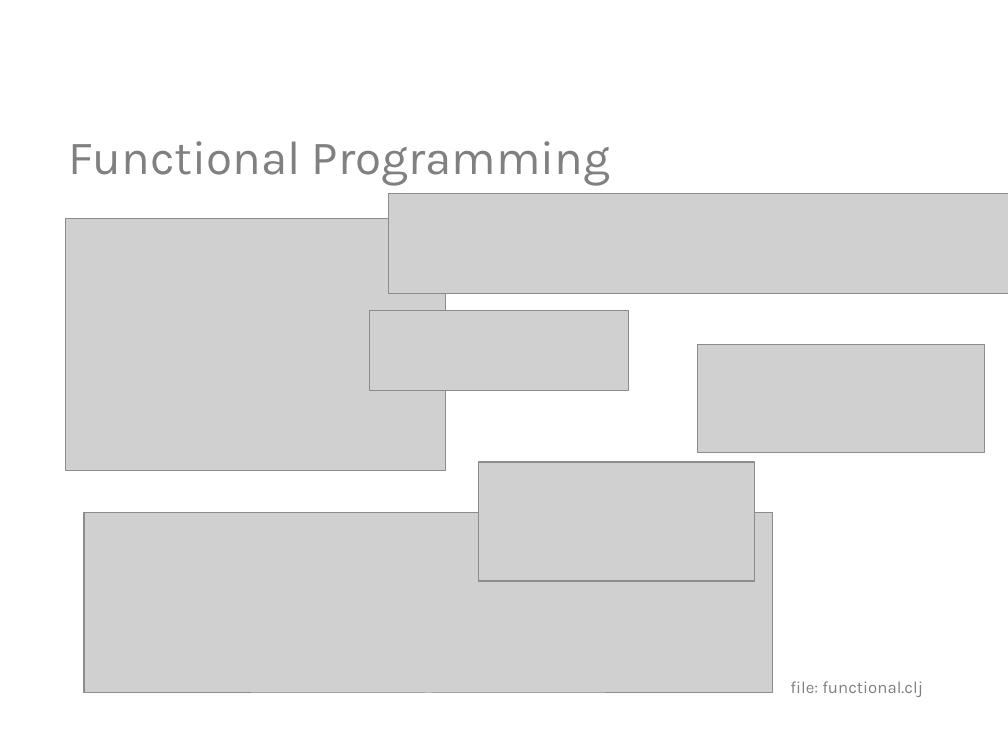
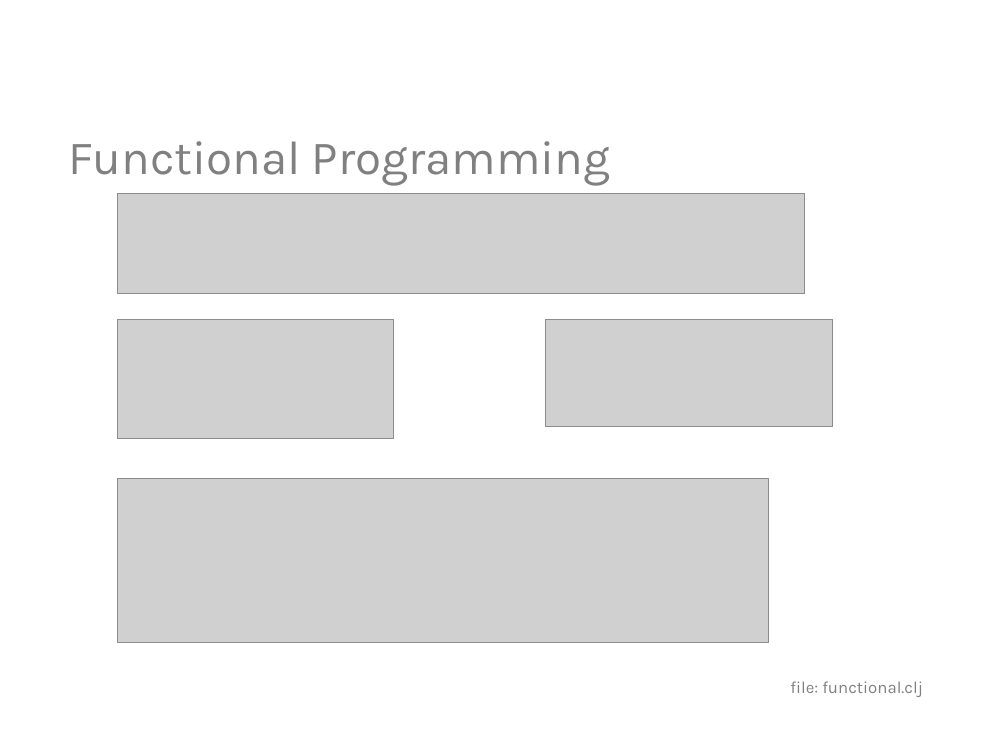
Before and after one commit to mjul/clojure-in-10-mins, a slide deck: slide 5 of Clojure in 10 minutes.pptx (slide 4 before the commit). Drawn at 1008x756 pixels with LibreOffice and Linux fonts; fonts in the diff are those of the drawing; grey boxes stand for pictures; background and template pictures are left out. Boxes give left, top, right and bottom in pixels: in the first picture for what was removed or moved away, otherwise in the second. Text is boxed around its words. In the diff, an @@ line names an element or a change of style, - is before the commit and + after.

```diff
--- a/Clojure in 10 minutes.pptx
+++ b/Clojure in 10 minutes.pptx
@@ picture: place and size @@
-picture at bbox=[388, 194, 1008, 294]
+picture at bbox=[118, 194, 805, 294]
@@ picture removed at bbox=[66, 219, 445, 471] @@
@@ picture: place and size @@
-picture at bbox=[479, 462, 755, 581]
+picture at bbox=[118, 320, 394, 438]
@@ picture removed at bbox=[370, 310, 629, 390] @@
@@ picture: place and size @@
-picture at bbox=[698, 345, 985, 453]
+picture at bbox=[546, 320, 834, 427]
@@ picture: place and size @@
-picture at bbox=[84, 512, 772, 692]
+picture at bbox=[118, 479, 769, 642]
```
Also in this commit, not shown: 4 other slides changed, 1 slide added, 3 other files.
